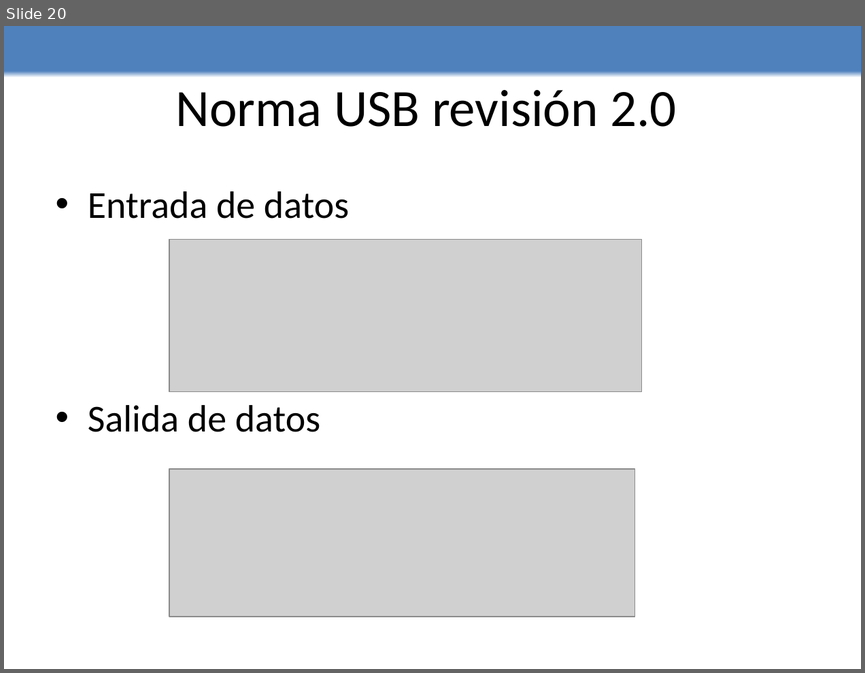
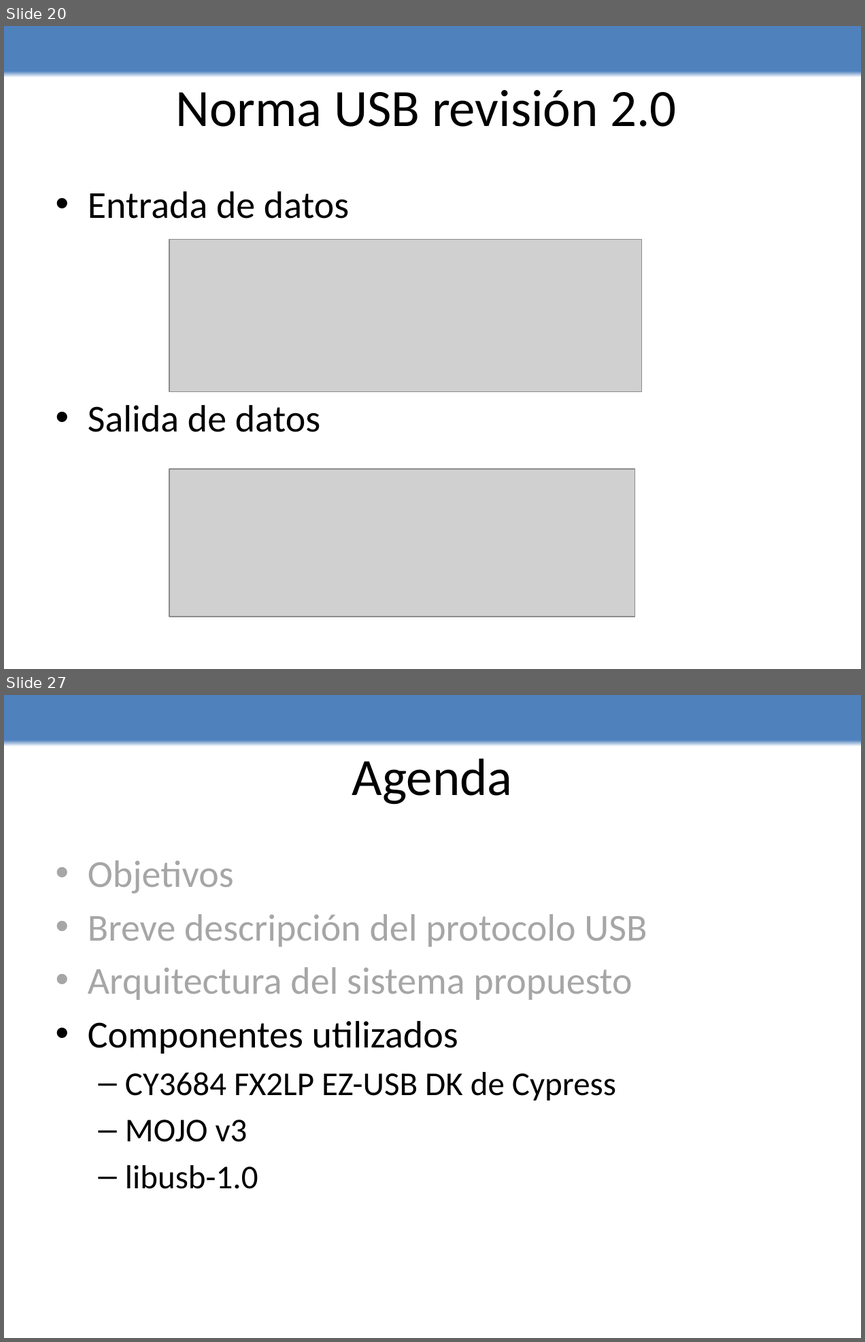
Before and after one commit to edwin0790/lechuzing, a slide deck: Presentacion/presentacion.pptx. Shown one above the other, each under a label of ours: slide 20 before the commit, slides 20 and 27 after it; the slides between them are not shown. The pictures are 865x673 and 865x1342 pixels, drawn with LibreOffice and Linux fonts; fonts in the diff are those of the drawing; grey boxes stand for pictures. Boxes give left, top, right and bottom in pixels: in the first picture for what was removed or moved away, otherwise in the second. Text is boxed around its words. In the diff, an @@ line names an element or a change of style, - is before the commit and + after.

```diff
--- a/Presentacion/presentacion.pptx
+++ b/Presentacion/presentacion.pptx
@@ slide 27 added at [4, 695, 861, 1338], background gradient #FFFFFF to #4F81BD @@
@@ title added at [352, 758, 513, 804], 44 pt, text #000000 @@
+Agenda
@@ text added at [88, 860, 647, 1189], 32 pt, text #A6A6A6 @@
+• Objetivos
+• Breve descripción del protocolo USB
+• Arquitectura del sistema propuesto
+• Componentes utilizados
+  – CY3684 FX2LP EZ-USB DK de Cypress
+  – MOJO v3
+  – libusb-1.0
```
Also in this commit, not shown: 1 slide changed, 9 other slides added.
